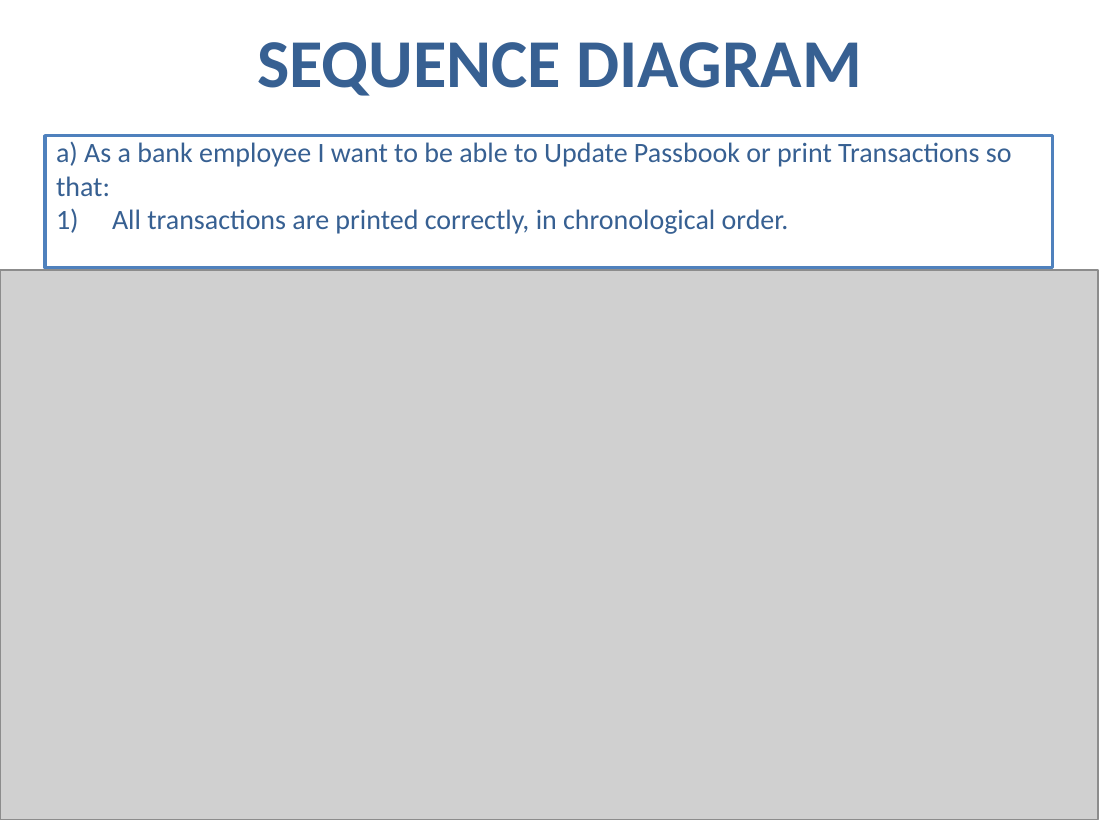
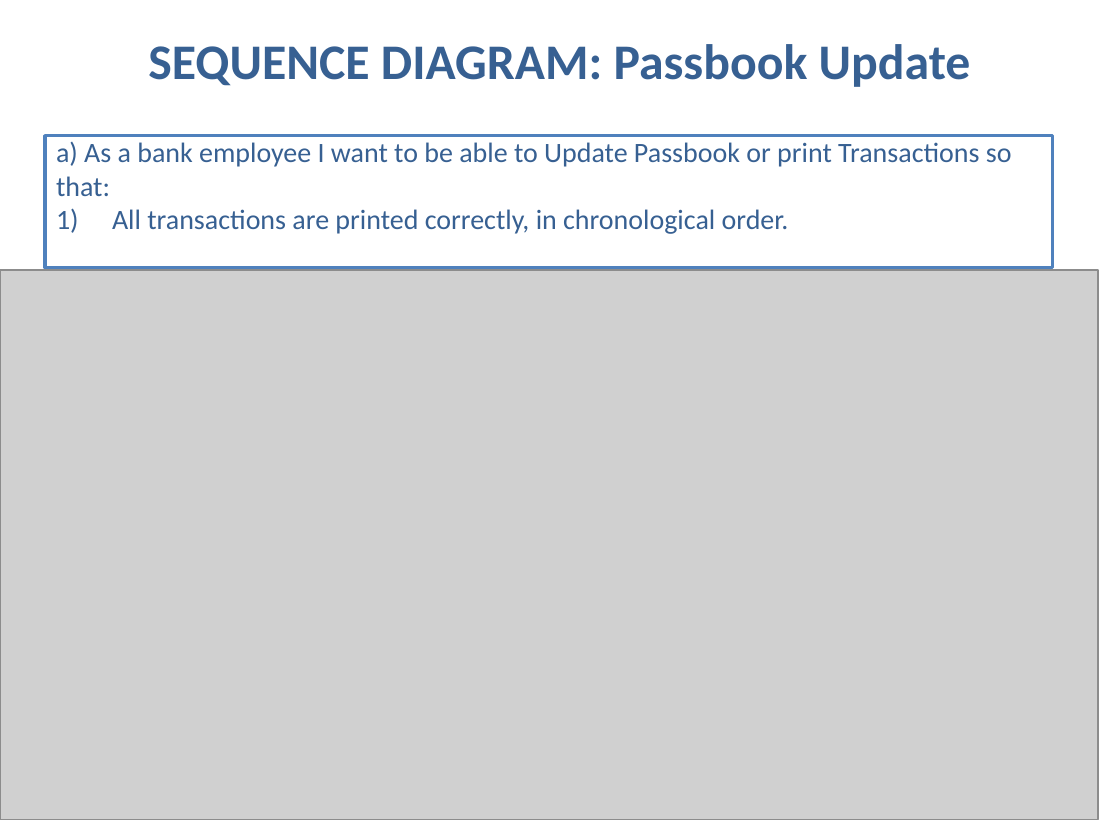
Before and after one commit to SamanwayCapg/Pecunia_codes, a slide deck: slide 7 of Presentation Ayush.pptx. Drawn at 1120x840 pixels with LibreOffice and Linux fonts; fonts in the diff are those of the drawing; grey boxes stand for pictures. Boxes give left, top, right and bottom in pixels: in the first picture for what was removed or moved away, otherwise in the second. Text is boxed around its words. In the diff, an @@ line names an element or a change of style, - is before the commit and + after.

```diff
--- a/Presentation Ayush.pptx
+++ b/Presentation Ayush.pptx
@@ title at (148,44,971,87): text changed; size 44 to 32 pt @@
-SEQUENCE DIAGRAM
+SEQUENCE DIAGRAM: Passbook Update
```
Also in this commit, not shown: 6 other slides changed, 6 other files.
